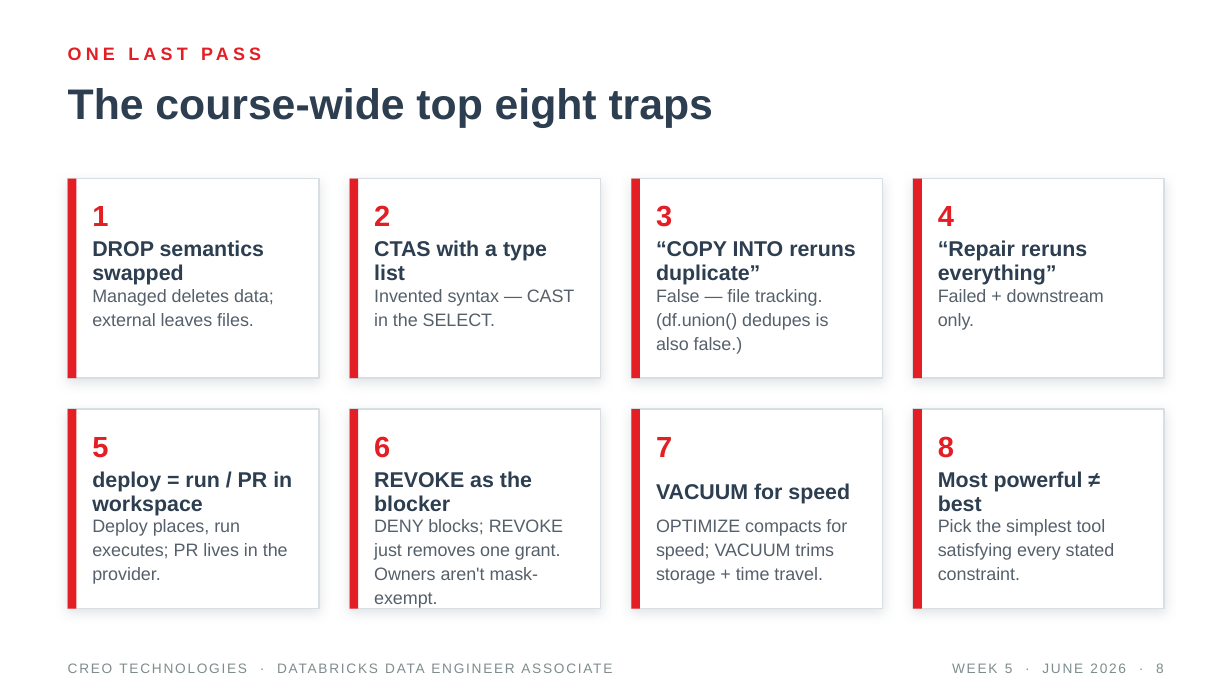
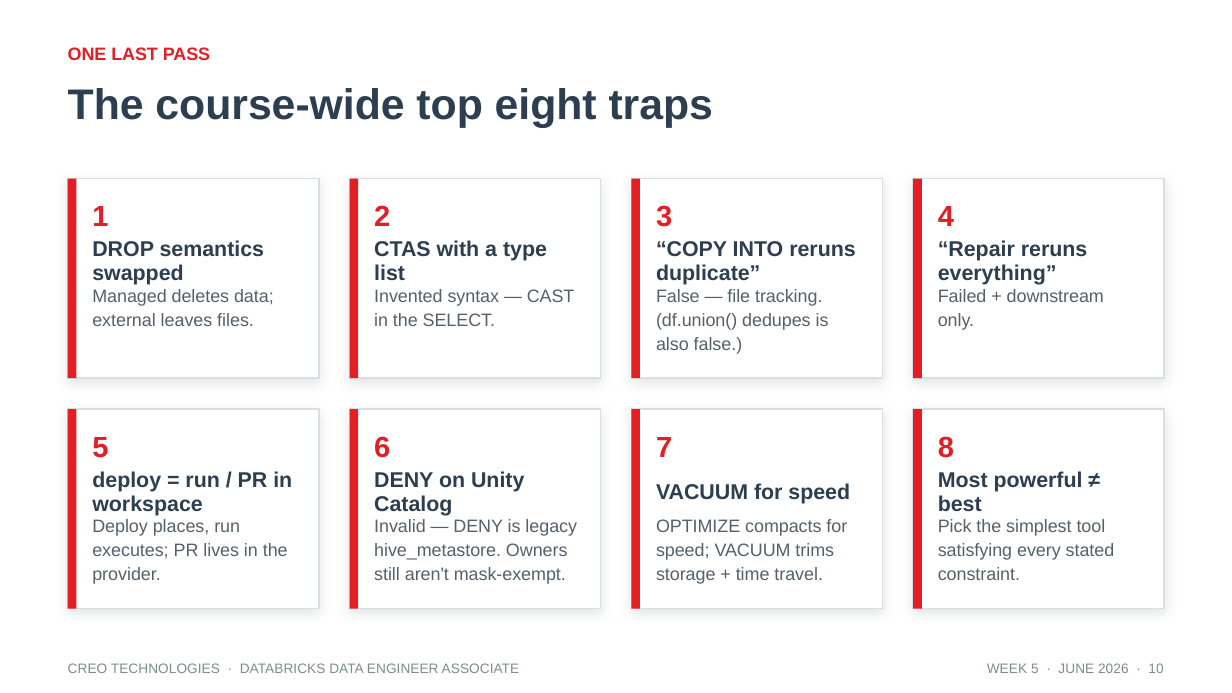
Before and after one commit to tatwan/Databricks_DE_Associate, a slide deck: slide 10 of slides/Week5_Capstone_ExamReadiness.pptx (slide 8 before the commit). Drawn at 1232x693 pixels with LibreOffice and Linux fonts; fonts in the diff are those of the drawing. Boxes give left, top, right and bottom in pixels: in the first picture for what was removed or moved away, otherwise in the second. Text is boxed around its words. In the diff, an @@ line names an element or a change of style, - is before the commit and + after.

```diff
--- a/slides/Week5_Capstone_ExamReadiness.pptx
+++ b/slides/Week5_Capstone_ExamReadiness.pptx
@@ text "ONE LAST PASS" at (68,47,210,60): letter spacing 2.5 to 0 pt @@
@@ text at (374,471,524,516): text changed @@
-REVOKE as the blocker
+DENY on Unity Catalog
@@ text at (374,519,577,584): text changed @@
-DENY blocks; REVOKE just removes one grant. Owners aren't mask-exempt.
+Invalid — DENY is legacy hive_metastore. Owners still aren't mask-exempt.
@@ text "CREO TECHNOLOGIES · DATABRICKS DATA ..." at (68,663,520,673): letter spacing 1 to 0 pt @@
@@ text at (987,663,1163,673): text changed @@
-WEEK 5 · JUNE 2026 · 8
+WEEK 5 · JUNE 2026 · 10
```
Also in this commit, not shown: 9 other slides changed, 2 slides added, 2 other files.
